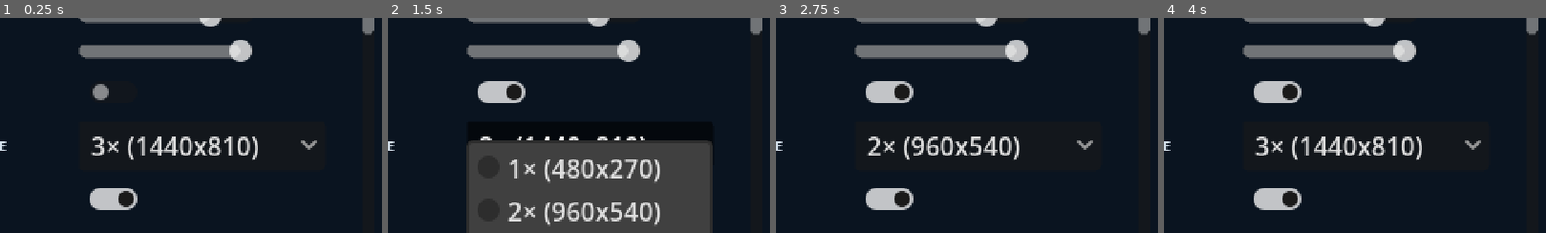
Above: before the commit, frames 1-4 (left to right).
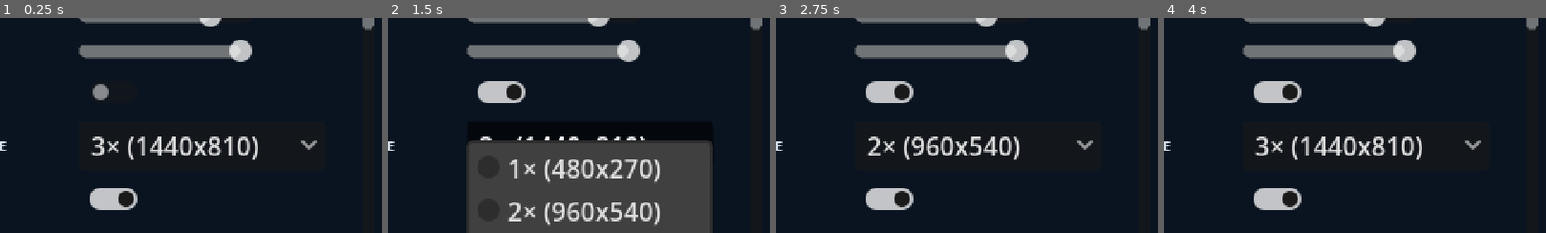
Above: after the commit, the same moments.

Repository: Flam-John/Credia-Guardians
Game: Godot game, scene res://scenes/ui/options_menu.tscn
Same seed, same stepped clock (60 frames per second), same inputs: the game is played once before the commit and once after it. This scene is started directly instead of the project's main scene.
Inputs (mouse positions are % of the whole screen's width and height, from its top left):
- Up to frame 1 (0.25 s): no input
- Up to frame 2 (1.5 s): click (31, 46) at 0.52 s; click "3× (1440x810)" at 1.25 s
- Up to frame 3 (2.75 s): click (31, 71) at 2.02 s
- Up to frame 4 (4 s): click "2× (960x540)" at 2.75 s; click (31, 82) at 3.52 s
The pictures show only the part of the screen within x 16-66%, y 29-79%; the shares and areas given below are measured in that part.

The runs differ from the first frame. In frame 1, 0.1% of the frame differs, in the area x 94-98%, y 3-8%; in frame 2, 0.1%; in frame 3, 0.1%; in frame 4, 0.1%.

Commit message:
feat: gamepad-button rebinding in options + confirm-button diagnostic
Fixes two user-reported issues:

1. Rebinding a key in Options while pressing a controller button did
   nothing — _unhandled_input's rebind listener only ever checked
   InputEventKey. Now accepts InputEventJoypadButton for both the P1 and
   P2 rows; bind-row labels show "KEY / GAMEPAD" combined.

2. Controller D-pad/stick navigated menus fine but the confirm button
   didn't respond — root cause needs the user's actual hardware to
   pin down (nothing in this codebase intercepts ui_accept), so this adds
   a passive "LAST GAMEPAD BUTTON: X (device N)" readout on the options
   screen that updates on any joypad press, to identify the exact button
   index their controller sends.

P1's gamepad row rebinds the BASE action directly (SettingsApplier.
apply_gamepad_binding), mirroring how its keyboard row already works —
this is what makes it affect solo play, not just co-op. P2 gets an
independent override (CoopInput.p2_gamepad_overrides), since P2 needs a
genuinely different physical button on a different controller, not a
change to the shared base action.

Two independent review passes (line-by-line + cross-file) caught real
bugs before merge, since this touches the whole input system: gamepad
rebinding for P1 was originally routed through a co-op-only override that
solo play never consults, so it silently did nothing outside co-op;
overriding a multi-button action (dash/ability, which each carry two
alternate base buttons) duplicated events instead of collapsing to one;
and moving the cancel-check to a generic ui_cancel test made whichever
button matches its default gamepad binding permanently un-bindable, and
let one player's pad presses hijack the other's in-progress listen in a
live two-controller session. All three fixed, with regression tests
covering each (solo-affecting rebind, multi-button collapse without
narrowing the no-override default, per-player storage independence,
device-scoped capture, Escape-only cancel). 189/189 tests pass.

Diff:
--- a/assets/i18n/translations.csv
+++ b/assets/i18n/translations.csv
@@ -51,7 +51,10 @@
 ABILITY,ABILITY,ΙΚΑΝΟΤΗΤΑ
 INTERACT,INTERACT,ΑΛΛΗΛΕΠΙΔΡΑΣΗ
 FIRE,FIRE,ΠΥΡ
-PRESS A KEY...,PRESS A KEY...,ΠΑΤΗΣΤΕ ΠΛΗΚΤΡΟ...
+PRESS A KEY OR BUTTON...,PRESS A KEY OR BUTTON...,ΠΑΤΗΣΤΕ ΠΛΗΚΤΡΟ Η ΚΟΥΜΠΙ...
+PRESS A KEY OR GAMEPAD BUTTON TO REBIND,PRESS A KEY OR GAMEPAD BUTTON TO REBIND,ΠΑΤΗΣΤΕ ΠΛΗΚΤΡΟ Η ΚΟΥΜΠΙ ΧΕΙΡΙΣΤΗΡΙΟΥ ΓΙΑ ΕΠΑΝΑΡΥΘΜΙΣΗ
+LAST GAMEPAD BUTTON: -,LAST GAMEPAD BUTTON: -,ΤΕΛΕΥΤΑΙΟ ΚΟΥΜΠΙ ΧΕΙΡΙΣΤΗΡΙΟΥ: -
+LAST GAMEPAD BUTTON: %s (device %d),LAST GAMEPAD BUTTON: %s (device %d),ΤΕΛΕΥΤΑΙΟ ΚΟΥΜΠΙ ΧΕΙΡΙΣΤΗΡΙΟΥ: %s (συσκευή %d)
 RESET DEFAULTS,RESET DEFAULTS,ΕΠΑΝΑΦΟΡΑ ΠΡΟΕΠΙΛΟΓΩΝ
 PAUSED,PAUSED,ΠΑΥΣΗ
 SYSTEM SUSPENDED,SYSTEM SUSPENDED,ΣΥΣΤΗΜΑ ΣΕ ΑΝΑΣΤΟΛΗ
--- a/src/ui/options_menu.gd
+++ b/src/ui/options_menu.gd
@@ -12,6 +12,10 @@
 var _listening_p2 := false
 var _bind_buttons: Dictionary = {}
 var _bind_buttons_p2: Dictionary = {}
+## Live "last gamepad button seen" readout — lets a player confirm exactly
+## which button/device their controller sends, independent of rebinding
+## (e.g. to check why a menu-confirm button isn't registering as expected).
+var _gamepad_diag_label: Label
 
 
 func _ready() -> void:
@@ -38,12 +42,15 @@
 	# from the main menu BEFORE a co-op run starts
 	items.append(UIKit.caption(tr("— P1 KEYS —"), 8, UIKit.GREEN))
 	items.append(UIKit.caption(tr("P1 MOVES WITH WASD"), 8, UIKit.GRAY))
+	items.append(UIKit.caption(tr("PRESS A KEY OR GAMEPAD BUTTON TO REBIND"), 8, UIKit.GRAY))
 	for action in SettingsApplier.REBINDABLE:
 		items.append(_bind_row(action))
 	items.append(UIKit.caption(tr("— P2 KEYS (CO-OP) —"), 8, UIKit.CYAN))
 	items.append(UIKit.caption(tr("P2 MOVES WITH THE ARROWS"), 8, UIKit.GRAY))
 	for action in SettingsApplier.REBINDABLE:
 		items.append(_bind_row_p2(action))
+	_gamepad_diag_label = UIKit.caption(tr("LAST GAMEPAD BUTTON: -"), 8, UIKit.GRAY)
+	items.append(_gamepad_diag_label)
 	items.append(UIKit.button(tr("RESET DEFAULTS"), _on_reset))
 	items.append(UIKit.button(tr("BACK"), _on_back))
 	# the column outgrew the 270px screen (audio + video + language + keys):
@@ -139,7 +146,7 @@
 func _bind_row(action: StringName) -> Control:
 	var row := HBoxContainer.new()
 	row.add_child(_row_label(String(action).to_upper()))
-	var btn := UIKit.button(SettingsApplier.key_label(action), _start_listen.bind(action))
+	var btn := UIKit.button(_bind_label(action), _start_listen.bind(action))
 	btn.custom_minimum_size = Vector2(90, 16)
 	_bind_buttons[action] = btn
 	row.add_child(btn)
@@ -149,7 +156,7 @@
 func _bind_row_p2(action: StringName) -> Control:
 	var row := HBoxContainer.new()
 	row.add_child(_row_label(String(action).to_upper()))
-	var btn := UIKit.button(SettingsApplier.p2_key_label(action),
+	var btn := UIKit.button(_bind_label_p2(action),
 			_start_listen_p2.bind(action))
 	btn.custom_minimum_size = Vector2(90, 16)
 	_bind_buttons_p2[action] = btn
@@ -157,16 +164,46 @@
 	return row
 
 
+## "KEY / GAMEPAD" — both bindings shown side by side since either can fire
+## the action (they're additive, not exclusive — see CoopInput).
+func _bind_label(action: StringName) -> String:
+	return "%s / %s" % [SettingsApplier.key_label(action), SettingsApplier.gamepad_label(action, 1)]
+
+
+func _bind_label_p2(action: StringName) -> String:
+	return "%s / %s" % [SettingsApplier.p2_key_label(action), SettingsApplier.gamepad_label(action, 2)]
+
+
 func _start_listen(action: StringName) -> void:
 	_listening_action = action
 	_listening_p2 = false
-	_bind_buttons[action].text = tr("PRESS A KEY...")
+	_bind_buttons[action].text = tr("PRESS A KEY OR BUTTON...")
 
 
 func _start_listen_p2(action: StringName) -> void:
 	_listening_action = action
 	_listening_p2 = true
-	_bind_buttons_p2[action].text = tr("PRESS A KEY...")
+	_bind_buttons_p2[action].text = tr("PRESS A KEY OR BUTTON...")
+
+
+func _finish_listen() -> void:
+	if _listening_p2:
+		_bind_buttons_p2[_listening_action].text = _bind_label_p2(_listening_action)
+	else:
+		_bind_buttons[_listening_action].text = _bind_label(_listening_action)
+	_listening_action = &""
+	_listening_p2 = false
+
+
+## Passive readout, independent of rebind-listening: lets a player confirm
+## exactly what button/device their controller sends (e.g. to check why a
+## menu-confirm press isn't registering as expected) without needing to
+## enter a rebind flow at all.
+func _input(event: InputEvent) -> void:
+	var pad := event as InputEventJoypadButton
+	if pad != null and pad.pressed and is_instance_valid(_gamepad_diag_label):
+		_gamepad_diag_label.text = tr("LAST GAMEPAD BUTTON: %s (device %d)") % \
+				[SettingsApplier.gamepad_button_name(pad.button_index), pad.device]
 
 
 func _unhandled_input(event: InputEvent) -> void:
@@ -174,6 +211,10 @@
 		var key := event as InputEventKey
 		if key != null and key.pressed:
 			accept_event()
+			# Escape cancels without binding anything (matches the pre-gamepad
+			# behavior) — NOT a generic ui_cancel check, which would also
+			# match a gamepad's default cancel button and make it impossible
+			# to ever bind THAT button to an action (review catch)
 			if key.physical_keycode != KEY_ESCAPE:
 				if _listening_p2:
 					_settings.input_p2[String(_listening_action)] = int(key.physical_keycode)
@@ -182,14 +223,25 @@
 				else:
 					_settings.input[String(_listening_action)] = int(key.physical_keycode)
 					SettingsApplier.apply_key_binding(_listening_action, key.physical_keycode)
+			_finish_listen()
+			return
+		var pad := event as InputEventJoypadButton
+		# P2's slot is device-1-specific (mirrors CoopInput's fixed P1=0/P2=1
+		# split), so P1 fiddling with their own pad can't hijack P2's listen
+		# mid-session (review catch). P1's row rebinds the shared BASE action
+		# (like its keyboard row), so it isn't device-filtered — any pad can
+		# set it, same as solo play.
+		if pad != null and pad.pressed and (not _listening_p2 or pad.device == 1):
+			accept_event()
 			if _listening_p2:
-				_bind_buttons_p2[_listening_action].text = \
-						SettingsApplier.p2_key_label(_listening_action)
+				_settings.input_gamepad_p2[String(_listening_action)] = pad.button_index
+				CoopInput.p2_gamepad_overrides = _settings.input_gamepad_p2.duplicate()
+				CoopInput.refresh_if_built()
 			else:
-				_bind_buttons[_listening_action].text = \
-						SettingsApplier.key_label(_listening_action)
-			_listening_action = &""
-			_listening_p2 = false
+				_settings.input_gamepad_p1[String(_listening_action)] = pad.button_index
+				SettingsApplier.apply_gamepad_binding(_listening_action, pad.button_index)
+			_finish_listen()
+			return
 		return
 	if event.is_action_pressed(&"ui_cancel"):
 		# consume, or the same ESC press falls through to PauseMenu and
--- a/src/ui/settings_applier.gd
+++ b/src/ui/settings_applier.gd
@@ -3,6 +3,15 @@
 ## dict; this class applies it. Kept static so tests can call pieces directly.
 
 const REBINDABLE: Array[StringName] = [&"jump", &"attack", &"dash", &"ability", &"interact", &"fire"]
+
+## Godot JoyButton index -> friendly Xbox-style name for the options UI.
+## Falls back to "Btn N" for anything outside this common range (paddles,
+## touchpad, misc.).
+const GAMEPAD_BUTTON_NAMES := {
+	0: "A", 1: "B", 2: "X", 3: "Y", 4: "Back", 5: "Guide", 6: "Start",
+	7: "L3", 8: "R3", 9: "LB", 10: "RB",
+	11: "D-Up", 12: "D-Down", 13: "D-Left", 14: "D-Right",
+}
 
 
 static func defaults() -> Dictionary:
@@ -13,6 +22,8 @@
 		"general": {"locale": "en"},
 		"input": {},
 		"input_p2": {},
+		"input_gamepad_p1": {},
+		"input_gamepad_p2": {},
 	}
 
 
@@ -42,7 +53,10 @@
 	TranslationServer.set_locale(settings.get("general", {}).get("locale", "en"))
 	for action: String in settings.input:
 		apply_key_binding(StringName(action), int(settings.input[action]))
+	for action: String in settings.get("input_gamepad_p1", {}):
+		apply_gamepad_binding(StringName(action), int(settings.input_gamepad_p1[action]))
 	CoopInput.p2_overrides = settings.get("input_p2", {}).duplicate()
+	CoopInput.p2_gamepad_overrides = settings.get("input_gamepad_p2", {}).duplicate()
 	CoopInput.refresh_if_built() # P2 overrides only matter to co-op sets
 	EventBus.settings_applied.emit(settings)
 
@@ -57,6 +71,25 @@
 	var key := InputEventKey.new()
 	key.physical_keycode = physical_keycode as Key
 	InputMap.action_add_event(action, key)
+	CoopInput.refresh_if_built() # keep p1_/p2_ snapshots in sync
+
+
+## Replace ALL gamepad-button bindings of an action with exactly one,
+## mirroring apply_key_binding's keyboard behavior (collapses any alternate
+## buttons the base action had down to the one just picked). Affects solo
+## play AND co-op P1, since both poll bindings that trace back to this base
+## action — P2 gets an independent override instead (CoopInput.p2_gamepad_
+## overrides), since P2 needs a genuinely different physical button on a
+## different controller, not a change to the shared base.
+static func apply_gamepad_binding(action: StringName, button_index: int) -> void:
+	if not InputMap.has_action(action):
+		return
+	for event in InputMap.action_get_events(action):
+		if event is InputEventJoypadButton:
+			InputMap.action_erase_event(action, event)
+	var pad := InputEventJoypadButton.new()
+	pad.button_index = button_index
+	InputMap.action_add_event(action, pad)
 	CoopInput.refresh_if_built() # keep p1_/p2_ snapshots in sync
 
 
@@ -86,3 +119,26 @@
 			return OS.get_keycode_string(
 					DisplayServer.keyboard_get_keycode_from_physical(key.physical_keycode))
 	return "—"
+
+
+## Friendly Xbox-style name for a raw JoyButton index (public: also used to
+## label a live "last button pressed" readout, not just a bound action).
+static func gamepad_button_name(index: int) -> String:
+	return GAMEPAD_BUTTON_NAMES.get(index, "Btn %d" % index)
+
+
+## Effective gamepad button label for an action for the given player (1 or
+## 2). P1 always reflects the base action directly (that's what rebinding
+## P1 actually changes); P2 checks its own override first, else falls back
+## to the same base binding (so the row never looks unset just because
+## nobody has customized P2's button yet).
+static func gamepad_label(action: StringName, player_index: int) -> String:
+	if player_index == 2:
+		var override_button: Variant = CoopInput.p2_gamepad_override(action)
+		if override_button != null:
+			return gamepad_button_name(int(override_button))
+	for event in InputMap.action_get_events(action):
+		var pad := event as InputEventJoypadButton
+		if pad != null:
+			return gamepad_button_name(pad.button_index)
+	return "—"
--- a/src/util/coop_input.gd
+++ b/src/util/coop_input.gd
@@ -5,6 +5,15 @@
 ## "p1_*" (keyboard WASD/Space/JKL + gamepad device 0) and "p2_*" (arrows +
 ## RightCtrl/RightShift/Enter + gamepad device 1) action sets; each Player
 ## polls through its own prefix (Player.input_prefix).
+##
+## Gamepad button rebinding: P1's row in the options menu rebinds the BASE
+## action directly (SettingsApplier.apply_gamepad_binding), exactly like its
+## keyboard row — that's what makes it work in solo play too, not just co-op,
+## since solo polls the base action. P2 needs a genuinely different physical
+## button (same base action, different controller), so P2 gets its own
+## override layer instead (p2_gamepad_overrides) — mirrors how P2's keyboard
+## key is a separate override (p2_overrides) rather than editing the base
+## action. The device split (P1=0, P2=1) always stays fixed either way.
 
 const GAMEPLAY_ACTIONS: Array[StringName] = [
 	&"move_left", &"move_right", &"move_up", &"move_down",
@@ -26,10 +35,24 @@
 ## P2_KEYS. SettingsApplier keeps this in sync and refreshes the sets.
 static var p2_overrides: Dictionary = {}
 
+## Per-action P2 gamepad BUTTON overrides (String action -> Godot JoyButton
+## index), persisted in settings under "input_gamepad_p2". Missing entries
+## fall back to whatever the base action already binds (same button as P1,
+## just on device 1). SettingsApplier keeps this in sync and refreshes the
+## sets. P1 has no equivalent dict — its gamepad button IS the base action's,
+## rebound via SettingsApplier.apply_gamepad_binding.
+static var p2_gamepad_overrides: Dictionary = {}
+
 
 ## Effective P2 keyboard key for a gameplay action (override or default).
 static func p2_key(base: StringName) -> int:
 	return int(p2_overrides.get(String(base), int(P2_KEYS.get(base, 0))))
+
+
+## Effective P2 gamepad button override for an action, or null if P2 hasn't
+## customized it (falls back to the base action's own binding, device 1).
+static func p2_gamepad_override(base: StringName) -> Variant:
+	return p2_gamepad_overrides.get(String(base))
 
 
 ## Rebinding edits BASE actions only; co-op sets are snapshots and must be
@@ -63,16 +86,45 @@
 			var device: int = player_index - 1 # gamepad 0 for P1, 1 for P2
 			var base_key_events: Array[InputEvent] = []
 			var p1_keys_added := 0
+			# P1 has no override layer — its gamepad button comes straight
+			# from the base action (rebound directly, see class doc above).
+			var override_button: Variant = p2_gamepad_override(base) if player_index == 2 else null
+			var joypad_button_added := false
 			for event in InputMap.action_get_events(base):
 				if event is InputEventKey and player_index == 1:
 					base_key_events.append(event)
 					if not p2_reserved.has((event as InputEventKey).physical_keycode):
 						InputMap.action_add_event(action, event.duplicate())
 						p1_keys_added += 1
-				elif event is InputEventJoypadButton or event is InputEventJoypadMotion:
-					var pad_event: InputEvent = event.duplicate()
-					pad_event.device = device
-					InputMap.action_add_event(action, pad_event)
+				elif event is InputEventJoypadButton:
+					if override_button != null:
+						# collapse to exactly ONE event: some base actions
+						# (dash, ability) carry two alternate buttons, and
+						# duplicating both with the override's index would
+						# leave two identical redundant events (review catch)
+						if not joypad_button_added:
+							var override_event := InputEventJoypadButton.new()
+							override_event.device = device
+							override_event.button_index = int(override_button)
+							InputMap.action_add_event(action, override_event)
+							joypad_button_added = true
+					else:
+						var pad_event := event.duplicate() as InputEventJoypadButton
+						pad_event.device = device
+						InputMap.action_add_event(action, pad_event)
+						joypad_button_added = true
+				elif event is InputEventJoypadMotion:
+					var motion_event: InputEvent = event.duplicate()
+					motion_event.device = device
+					InputMap.action_add_event(action, motion_event)
+			# an override was set but the base action had no joypad button to
+			# anchor on (e.g. an action that's normally keyboard-only) — still
+			# honor it by adding a fresh event instead of silently dropping it
+			if override_button != null and not joypad_button_added:
+				var new_pad := InputEventJoypadButton.new()
+				new_pad.device = device
+				new_pad.button_index = int(override_button)
+				InputMap.action_add_event(action, new_pad)
 			# a rebind may have moved the ONLY base key onto a P2-reserved key;
 			# a shared key beats leaving P1 with no keyboard binding at all
 			if player_index == 1 and p1_keys_added == 0:
--- a/tests/unit/test_coop.gd
+++ b/tests/unit/test_coop.gd
@@ -17,6 +17,9 @@
 
 func after_each() -> void:
 	GameManager.character2 = &""
+	CoopInput.p2_gamepad_overrides = {}
+	InputMap.load_from_project_settings() # undo any base-action gamepad rebind
+	CoopInput.refresh_if_built()
 	for action in ["jump", "p1_jump", "p2_jump", "move_left", "move_right"]:
 		if InputMap.has_action(action):
 			Input.action_release(action)
@@ -84,6 +87,75 @@
 			.map(func(e: InputEvent) -> int: return (e as InputEventKey).physical_keycode)
 	assert_has(codes, KEY_A, "P1 keeps WASD")
 	assert_does_not_have(codes, KEY_LEFT, "arrows stay exclusive to P2")
+
+
+## Bug fix (review catch): P1's gamepad rebind used to only write into a
+## p1-only override consulted by CoopInput — which solo play never builds
+## (Player.action() returns the bare BASE action for player_index 0), so the
+## rebind silently did nothing outside co-op. Rebinding P1 must mutate the
+## BASE action directly, exactly like keyboard rebinding already does.
+func test_p1_gamepad_rebind_changes_base_action_for_solo_play() -> void:
+	SettingsApplier.apply_gamepad_binding(&"jump", JOY_BUTTON_Y)
+	var base_pad := InputMap.action_get_events(&"jump").filter(
+		func(e: InputEvent) -> bool: return e is InputEventJoypadButton)
+	assert_eq(base_pad.size(), 1, "collapsed to exactly one gamepad binding, like keyboard rebind")
+	assert_eq((base_pad[0] as InputEventJoypadButton).button_index, JOY_BUTTON_Y,
+			"solo play polls this BASE action directly, so it must see the rebind")
+	# co-op P1 inherits it too (device-reassigned copy of the same base event)
+	CoopInput.refresh_if_built()
+	var p1_pad := InputMap.action_get_events(&"p1_jump").filter(
+		func(e: InputEvent) -> bool: return e is InputEventJoypadButton)
+	assert_eq((p1_pad[0] as InputEventJoypadButton).button_index, JOY_BUTTON_Y)
+	assert_eq((p1_pad[0] as InputEventJoypadButton).device, 0, "P1 stays on device 0")
+
+
+func test_p2_gamepad_override_applies_to_p2_only_not_p1() -> void:
+	CoopInput.p2_gamepad_overrides = {"fire": JOY_BUTTON_X}
+	CoopInput.refresh_if_built()
+	var p2_pad := InputMap.action_get_events(&"p2_fire").filter(
+		func(e: InputEvent) -> bool: return e is InputEventJoypadButton)
+	assert_eq((p2_pad[0] as InputEventJoypadButton).button_index, JOY_BUTTON_X)
+	assert_eq((p2_pad[0] as InputEventJoypadButton).device, 1, "P2 stays on device 1")
+	var p1_pad := InputMap.action_get_events(&"p1_fire").filter(
+		func(e: InputEvent) -> bool: return e is InputEventJoypadButton)
+	assert_ne((p1_pad[0] as InputEventJoypadButton).button_index, JOY_BUTTON_X,
+			"P2's override doesn't leak into P1")
+
+
+## Regression guard (review catch): "dash"/"ability" each carry TWO base
+## alternate gamepad buttons (project.godot) — a naive per-event override
+## loop would duplicate both into identical redundant events instead of
+## collapsing to the one the player actually picked.
+func test_p2_gamepad_override_collapses_multi_button_action_to_one() -> void:
+	CoopInput.p2_gamepad_overrides = {"dash": JOY_BUTTON_X}
+	CoopInput.refresh_if_built()
+	var p2_pad := InputMap.action_get_events(&"p2_dash").filter(
+		func(e: InputEvent) -> bool: return e is InputEventJoypadButton)
+	assert_eq(p2_pad.size(), 1, "override collapses dash's two alt-buttons into one")
+	assert_eq((p2_pad[0] as InputEventJoypadButton).button_index, JOY_BUTTON_X)
+
+
+## Regression guard: with NO override, a multi-button base action keeps
+## BOTH its alternate buttons (this diff must not narrow default behavior).
+func test_no_gamepad_override_preserves_multi_button_action() -> void:
+	CoopInput.refresh_if_built()
+	var p1_pad := InputMap.action_get_events(&"p1_dash").filter(
+		func(e: InputEvent) -> bool: return e is InputEventJoypadButton)
+	var base_pad := InputMap.action_get_events(&"dash").filter(
+		func(e: InputEvent) -> bool: return e is InputEventJoypadButton)
+	assert_eq(p1_pad.size(), base_pad.size(), "no override: all of dash's base buttons carry over")
+
+
+func test_p1_and_p2_gamepad_storage_are_fully_independent() -> void:
+	SettingsApplier.apply_gamepad_binding(&"attack", JOY_BUTTON_X)
+	CoopInput.p2_gamepad_overrides = {"attack": JOY_BUTTON_B}
+	CoopInput.refresh_if_built()
+	var p1_pad := InputMap.action_get_events(&"p1_attack").filter(
+		func(e: InputEvent) -> bool: return e is InputEventJoypadButton)
+	var p2_pad := InputMap.action_get_events(&"p2_attack").filter(
+		func(e: InputEvent) -> bool: return e is InputEventJoypadButton)
+	assert_eq((p1_pad[0] as InputEventJoypadButton).button_index, JOY_BUTTON_X)
+	assert_eq((p2_pad[0] as InputEventJoypadButton).button_index, JOY_BUTTON_B)
 
 
 func test_slot_remembers_coop_mode() -> void:
--- a/tests/unit/test_menu_screens.gd
+++ b/tests/unit/test_menu_screens.gd
@@ -60,3 +60,55 @@
 		if child is Button:
 			out.append(child)
 		_collect_buttons(child, out)
+
+
+func _make_pad_press(device: int, button_index: int) -> InputEventJoypadButton:
+	var pad := InputEventJoypadButton.new()
+	pad.device = device
+	pad.button_index = button_index
+	pad.pressed = true
+	return pad
+
+
+## Bug fix (review catch): P1 fiddling with their own controller (device 0)
+## while P2 is mid-rebind used to get captured into P2's slot — one
+## player's pad could hijack the other's listen. P2's row must ignore any
+## press that isn't from device 1.
+func test_options_p2_rebind_ignores_a_different_device() -> void:
+	var menu: Control = load("res://scenes/ui/options_menu.tscn").instantiate()
+	add_child_autofree(menu)
+	await wait_frames(2)
+	menu._start_listen_p2(&"jump")
+	menu._unhandled_input(_make_pad_press(0, JOY_BUTTON_X)) # P1's pad — wrong device
+	assert_eq(menu._listening_action, &"jump", "still listening — P1's press is ignored")
+	menu._unhandled_input(_make_pad_press(1, JOY_BUTTON_X)) # P2's own pad
+	assert_eq(menu._listening_action, &"", "P2's own device press is accepted")
+	assert_eq(int(CoopInput.p2_gamepad_overrides.get("jump")), JOY_BUTTON_X)
+	CoopInput.p2_gamepad_overrides = {}
+	CoopInput.refresh_if_built()
+
+
+## Escape cancels a listen without binding — including a gamepad listen —
+## rather than the generic ui_cancel action (which would also match a
+## gamepad's default cancel button and make it un-bindable, review catch).
+func test_options_escape_cancels_listen_without_binding() -> void:
+	var menu: Control = load("res://scenes/ui/options_menu.tscn").instantiate()
+	add_child_autofree(menu)
+	await wait_frames(2)
+	menu._start_listen(&"jump")
+	var esc := InputEventKey.new()
+	esc.physical_keycode = KEY_ESCAPE
+	esc.pressed = true
+	menu._unhandled_input(esc)
+	assert_eq(menu._listening_action, &"", "Escape ends the listen")
+	# the gamepad button matching ui_cancel's default (B) must still be
+	# bindable — it should NOT have been swallowed as a cancel
+	menu._start_listen(&"attack")
+	menu._unhandled_input(_make_pad_press(0, JOY_BUTTON_B))
+	assert_eq(menu._listening_action, &"", "listen finished — the button was bound, not treated as cancel")
+	var base_pad := InputMap.action_get_events(&"attack").filter(
+		func(e: InputEvent) -> bool: return e is InputEventJoypadButton)
+	assert_eq((base_pad[0] as InputEventJoypadButton).button_index, JOY_BUTTON_B,
+			"B is bindable like any other button")
+	InputMap.load_from_project_settings()
+	CoopInput.refresh_if_built()
--- a/tests/unit/test_settings_applier.gd
+++ b/tests/unit/test_settings_applier.gd
@@ -46,3 +46,49 @@
 	watch_signals(EventBus)
 	SettingsApplier.apply(SettingsApplier.defaults(), get_window())
 	assert_signal_emitted(EventBus, "settings_applied")
+
+
+func test_gamepad_button_name_known_and_fallback() -> void:
+	assert_eq(SettingsApplier.gamepad_button_name(0), "A")
+	assert_eq(SettingsApplier.gamepad_button_name(9), "LB")
+	assert_eq(SettingsApplier.gamepad_button_name(99), "Btn 99", "unknown index falls back")
+
+
+func test_gamepad_label_shows_base_binding_by_default() -> void:
+	# "jump" ships with a base gamepad button in project.godot — the label
+	# should reflect it even with no per-player override set
+	assert_ne(SettingsApplier.gamepad_label(&"jump", 1), "—")
+
+
+func test_gamepad_label_p2_prefers_its_override() -> void:
+	CoopInput.p2_gamepad_overrides = {"jump": JOY_BUTTON_Y}
+	assert_eq(SettingsApplier.gamepad_label(&"jump", 2), "Y")
+	CoopInput.p2_gamepad_overrides = {}
+	CoopInput.refresh_if_built()
+
+
+## P1 has no override layer to check — gamepad_label(action, 1) must always
+## reflect the base action directly, since that's what rebinding P1 changes.
+func test_gamepad_label_p1_reflects_base_action_rebind() -> void:
+	SettingsApplier.apply_gamepad_binding(&"jump", JOY_BUTTON_X)
+	assert_eq(SettingsApplier.gamepad_label(&"jump", 1), "X")
+
+
+func test_apply_gamepad_binding_affects_base_action() -> void:
+	SettingsApplier.apply_gamepad_binding(&"jump", JOY_BUTTON_X)
+	var pads := InputMap.action_get_events(&"jump").filter(
+		func(e: InputEvent) -> bool: return e is InputEventJoypadButton)
+	assert_eq(pads.size(), 1, "exactly one gamepad binding after rebind")
+	assert_eq((pads[0] as InputEventJoypadButton).button_index, JOY_BUTTON_X)
+
+
+func test_apply_propagates_gamepad_settings() -> void:
+	var settings := SettingsApplier.defaults()
+	settings.input_gamepad_p1 = {"jump": JOY_BUTTON_X}
+	settings.input_gamepad_p2 = {"fire": JOY_BUTTON_B}
+	SettingsApplier.apply(settings, get_window())
+	var base_pads := InputMap.action_get_events(&"jump").filter(
+		func(e: InputEvent) -> bool: return e is InputEventJoypadButton)
+	assert_eq((base_pads[0] as InputEventJoypadButton).button_index, JOY_BUTTON_X,
+			"input_gamepad_p1 rebinds the base action")
+	assert_eq(int(CoopInput.p2_gamepad_overrides.get("fire")), JOY_BUTTON_B)
Binary file changed: assets/i18n/translations.el.translation
Binary file changed: assets/i18n/translations.en.translation
